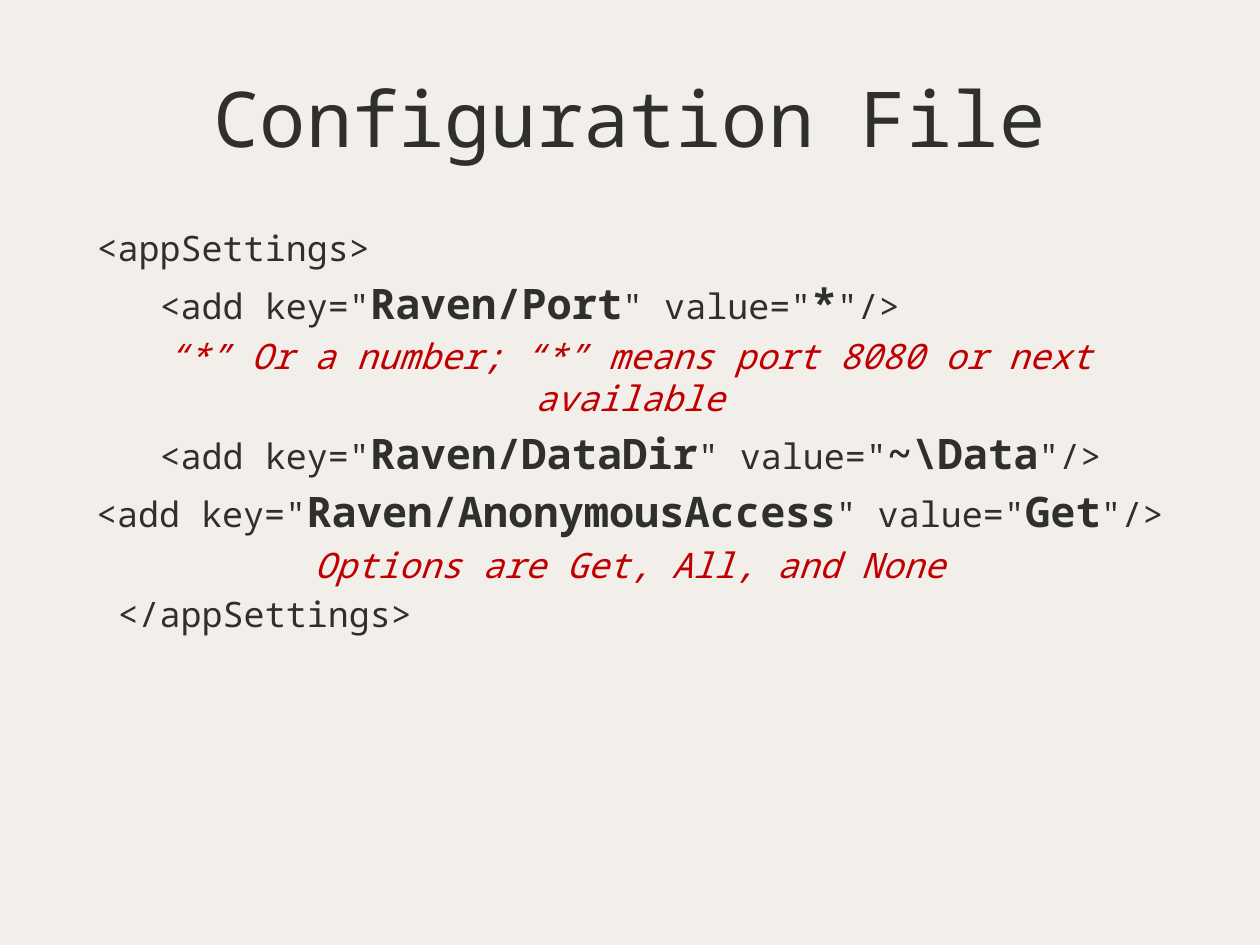
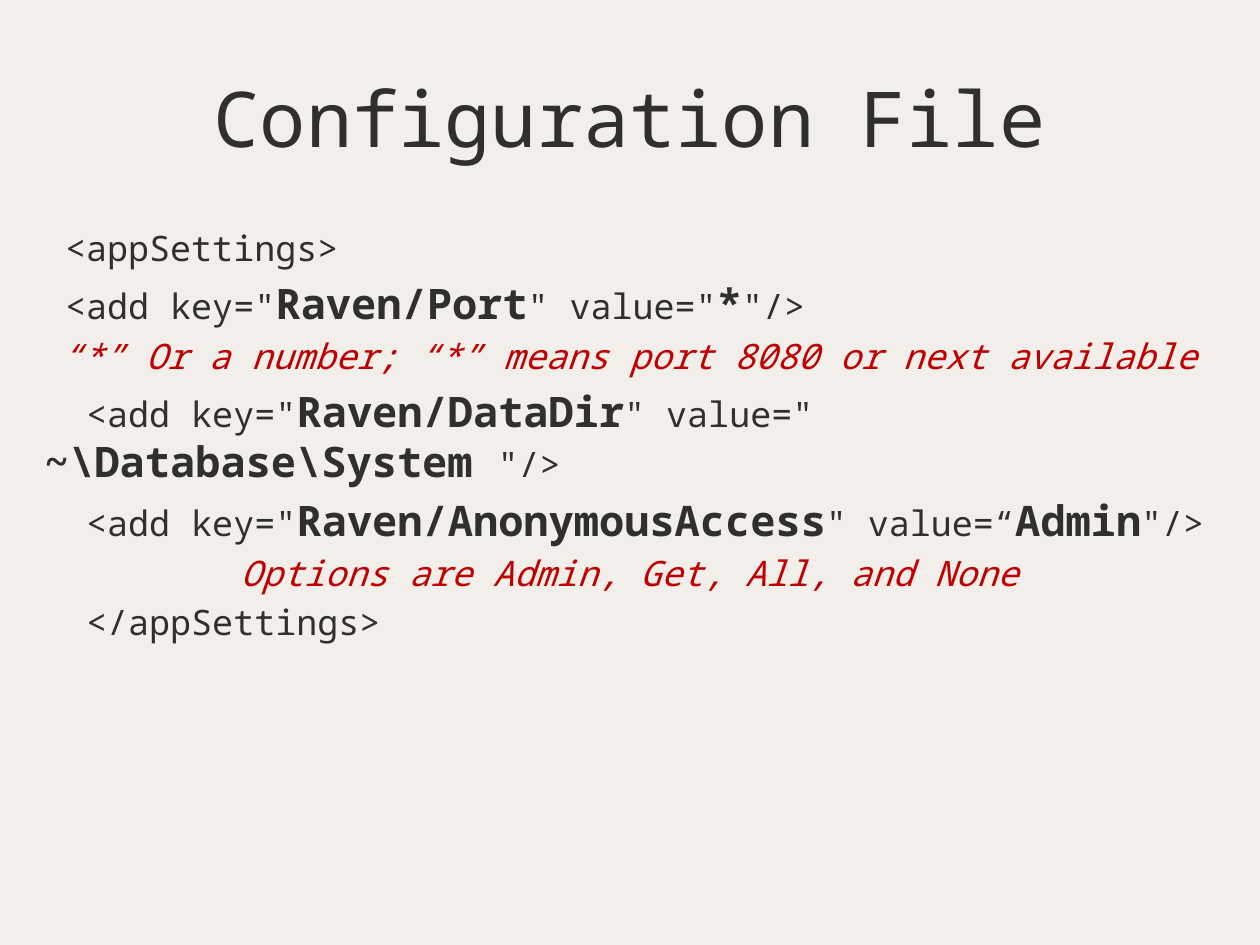
Before and after one commit to ondrejbalas/talks-ravendb-intro, a slide deck: slide 38 of Geting started with No SQL using RavenDB.pptx (slide 34 before the commit). Drawn at 1260x945 pixels with LibreOffice and Linux fonts; fonts in the diff are those of the drawing. Boxes give left, top, right and bottom in pixels: in the first picture for what was removed or moved away, otherwise in the second. Text is boxed around its words. In the diff, an @@ line names an element or a change of style, - is before the commit and + after.

```diff
--- a/Geting started with No SQL using RavenDB.pptx
+++ b/Geting started with No SQL using RavenDB.pptx
@@ text "<appSettings>": place and size @@
-text "<appSettings>" at box(96, 234, 1101, 636)
+text "<appSettings>" at box(44, 234, 1197, 644)
@@ text at box(44, 394, 1141, 595): text changed @@
-<add key="Raven/DataDir" value="~\Data"/>
-<add key="Raven/AnonymousAccess" value="Get"/>
-Options are Get, All, and None
+<add key="Raven/DataDir" value=" ~\Database\System "/>
+<add key="Raven/AnonymousAccess" value=“Admin"/>
+Options are Admin, Get, All, and None
```
Also in this commit, not shown: 3 other slides changed, 4 slides added, 18 other files.
